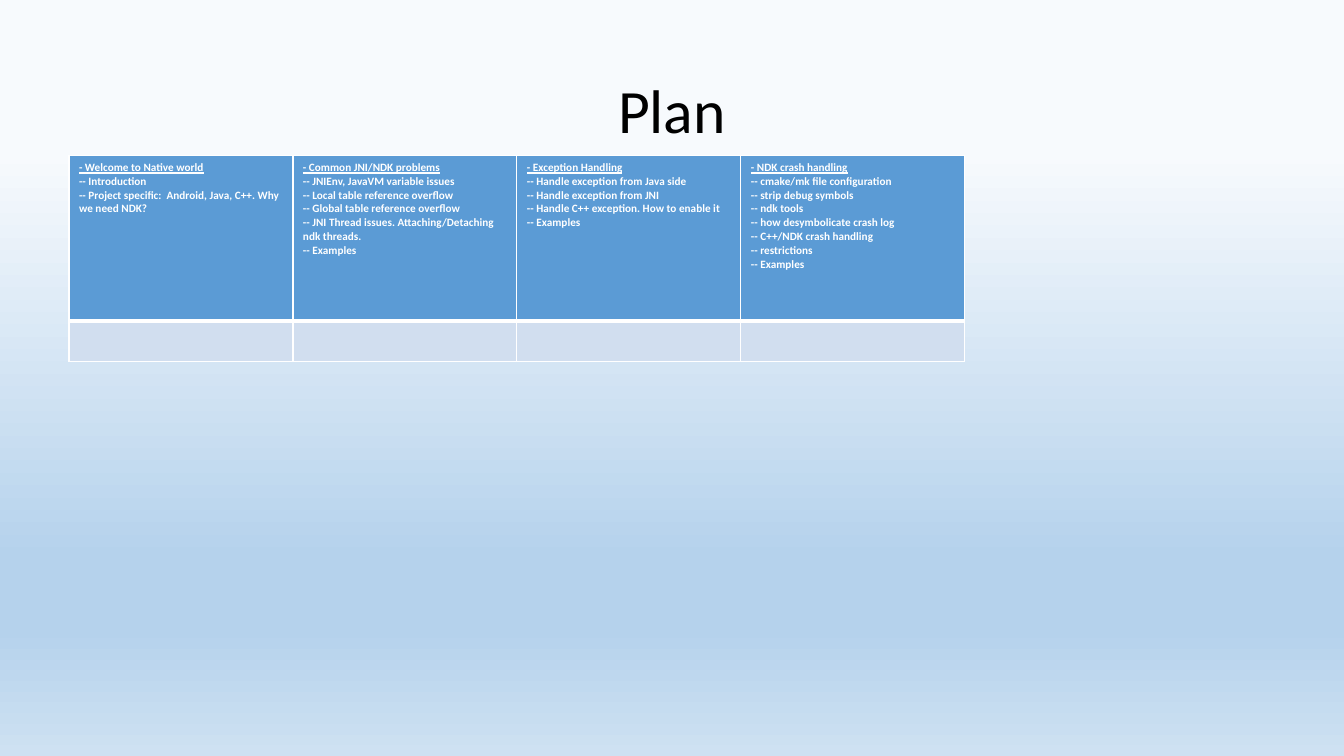
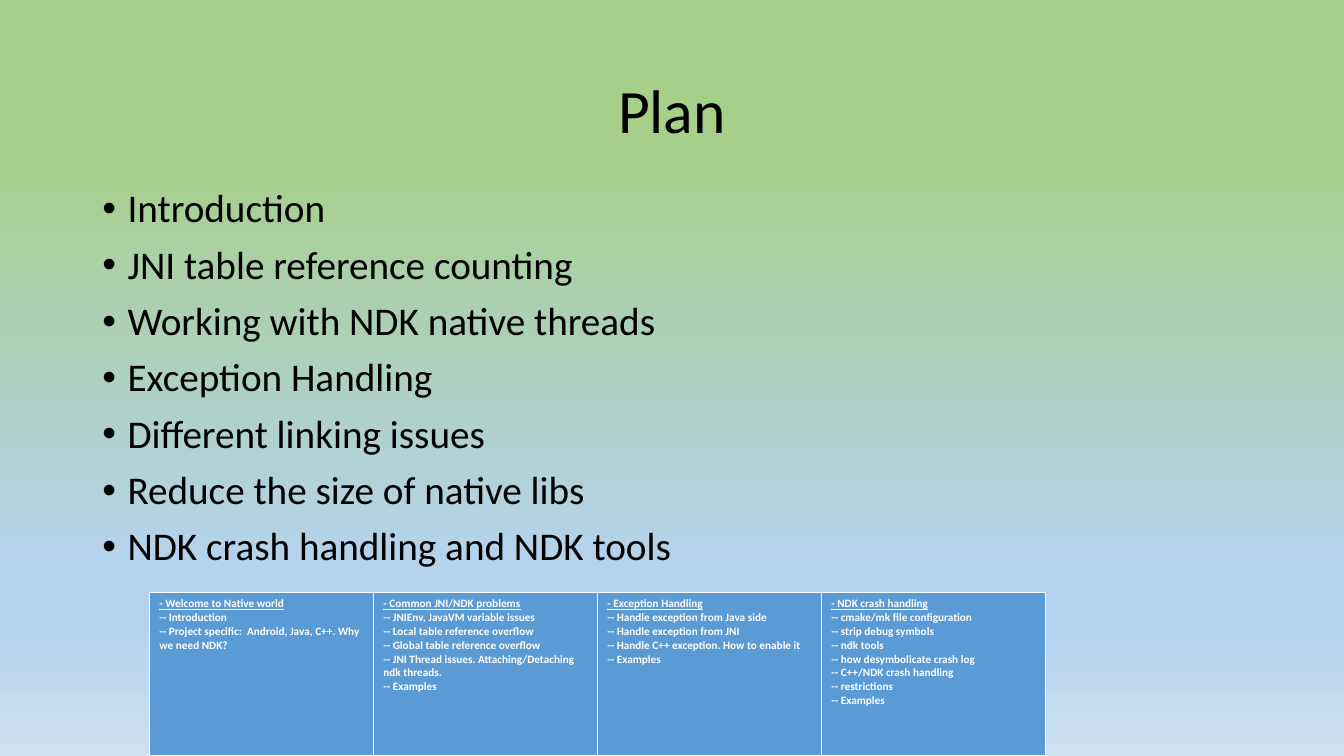
Before and after one commit to 9majka/NDK_presentation, a slide deck: slide 2 of NDK.pptx. Drawn at 1344x756 pixels with LibreOffice and Linux fonts; fonts in the diff are those of the drawing. Boxes give left, top, right and bottom in pixels: in the first picture for what was removed or moved away, otherwise in the second. Text is boxed around its words. In the diff, an @@ line names an element or a change of style, - is before the commit and + after.

Commit message:
Update presentation

```diff
--- a/NDK.pptx
+++ b/NDK.pptx
@@ background gradient #F7FAFD to #B5D2EC to #CEE1F2 to gradient #A6CF8A to #B5D2EC to #CEE1F2 @@
@@ text added at (128, 194, 671, 567), 28 pt, text #000000 @@
+• Introduction
+• JNI table reference counting
+• Working with NDK native threads
+• Exception Handling
+• Different linking issues
+• Reduce the size of native libs
+• NDK crash handling and NDK tools
@@ table: place and size @@
-table at (69, 156, 964, 359)
+table at (149, 592, 1045, 756)
```
Also in this commit, not shown: 9 other slides changed, 3 slides added, 2 other files.
